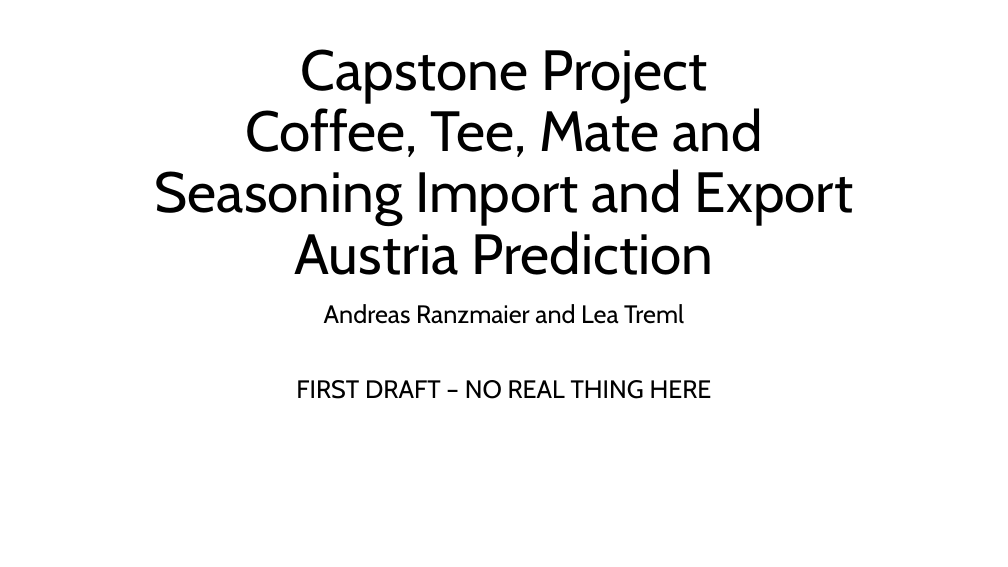
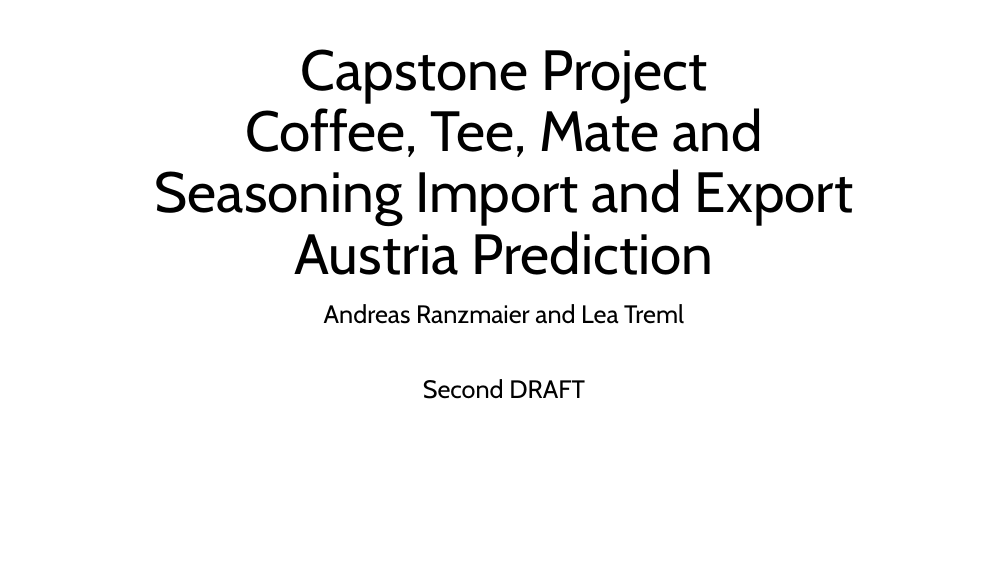
Before and after one commit to andreasranzmaier/TIS3-Fitzgerald, a slide deck: slide 1 of PitchDeck.pptx. Drawn at 1008x567 pixels with LibreOffice and Linux fonts; fonts in the diff are those of the drawing. Boxes give left, top, right and bottom in pixels: in the first picture for what was removed or moved away, otherwise in the second. Text is boxed around its words. In the diff, an @@ line names an element or a change of style, - is before the commit and + after.

```diff
--- a/PitchDeck.pptx
+++ b/PitchDeck.pptx
@@ subtitle at bbox=[423, 379, 585, 399]: text changed @@
-FIRST DRAFT – NO REAL THING HERE
+Second DRAFT
```
Also in this commit, not shown: 4 other slides changed, 6 slides added, 5 slides removed.
